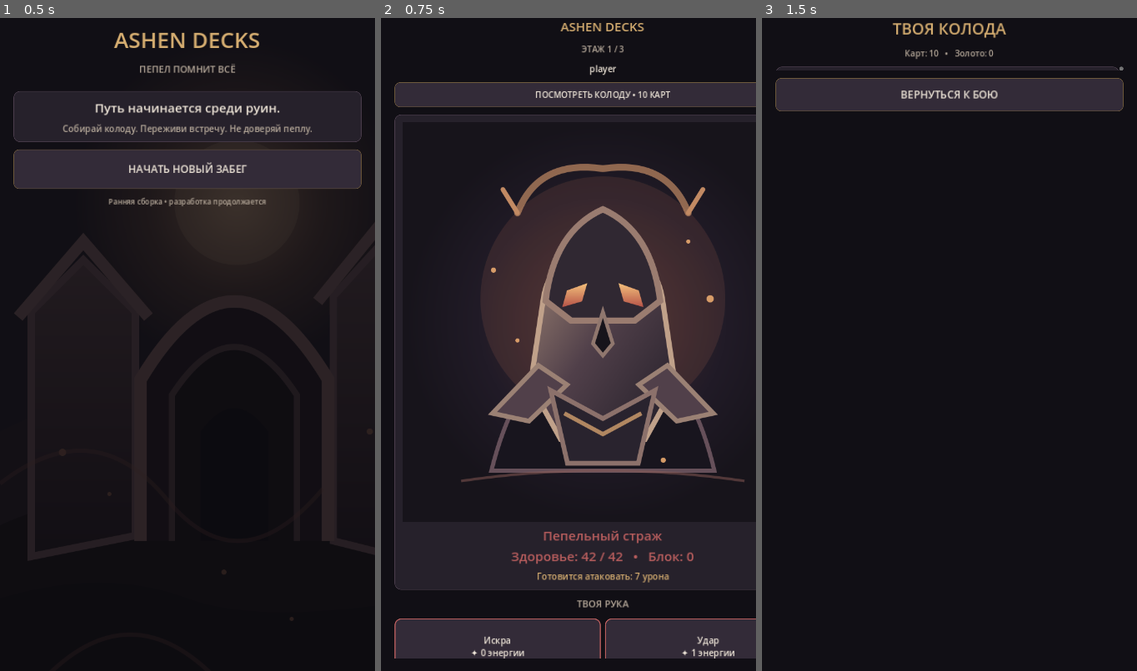
Above: before the commit, frames 1-3 (left to right).
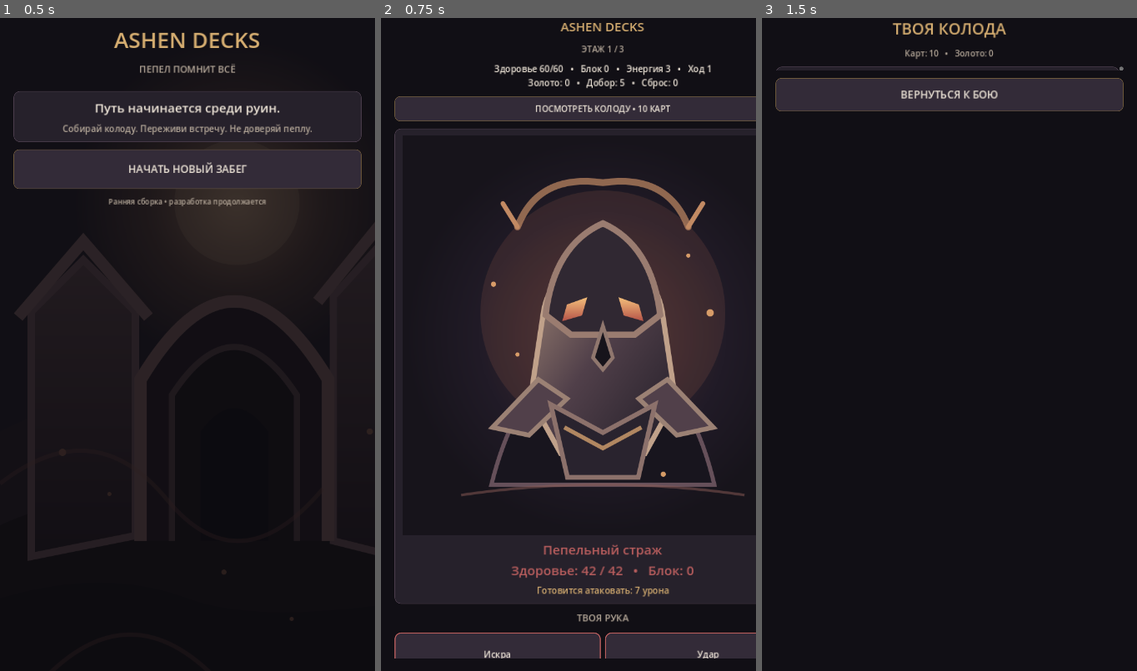
Above: after the commit, the same moments.

Repository: azartworld55-ctrl/ashen-decks
Game: Godot game, scene res://scenes/main.tscn
Two runs of this game, one before a commit and one after it. Both use one fixed random seed, a clock stepped at 60 frames per second and the inputs below.
Inputs:
- Up to frame 1 (0.5 s): no input
- Up to frame 2 (0.75 s): click "НАЧАТЬ НОВЫЙ ЗАБЕГ" at 0.5 s
- Up to frame 3 (1.5 s): click "ПОСМОТРЕТЬ КОЛОДУ • 10 КАРТ" at 1.25 s

Frame 1 is identical in both runs. In frame 2, 18% of the frame differs, in the area x 3-100%, y 7-99%; in frame 3, nothing differs.

Commit message:
Correct combat resource labels

Diff:
--- a/godot/scripts/main.gd
+++ b/godot/scripts/main.gd
@@ -267,7 +267,7 @@
     else:
         SaveManagerScript.save_run(state)
 
-    status_label.text = "Здоровье %d/%d   •   Блок %d   •   Энергия %d   •   Ход %d\nКолода: %d   •   Сброс: %d" % [
+    status_label.text = "Здоровье %d/%d   •   Блок %d   •   Энергия %d   •   Ход %d\nЗолото: %d   •   Добор: %d   •   Сброс: %d" % [
         state.player_hp, state.player_max_hp, state.player_block, state.energy, state.turn,
         state.gold, state.draw_pile.size(), state.discard_pile.size()
     ]
